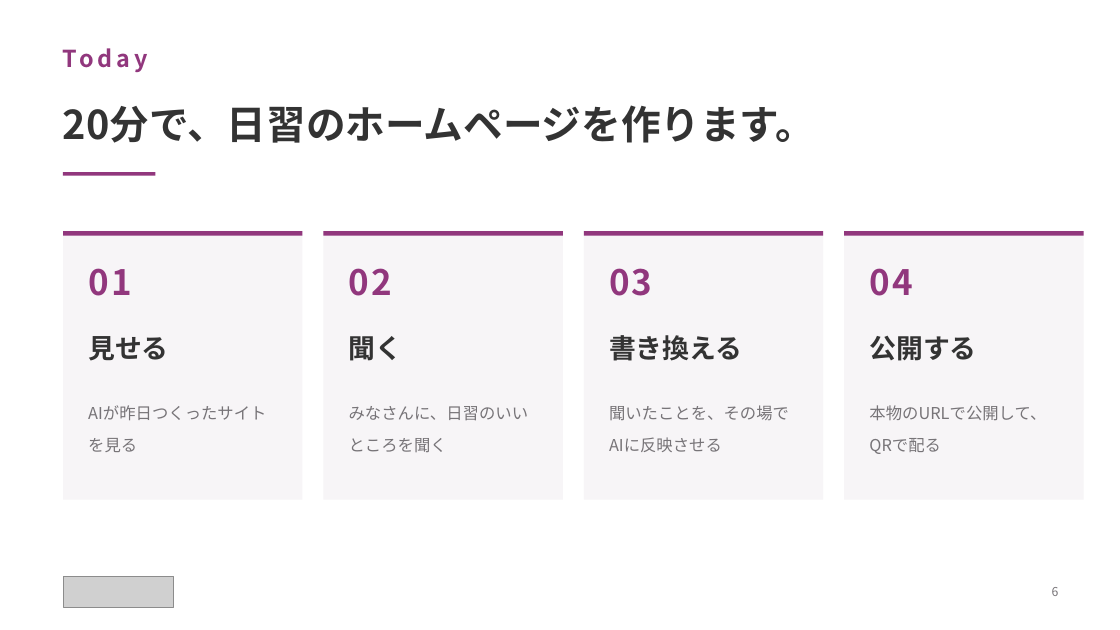
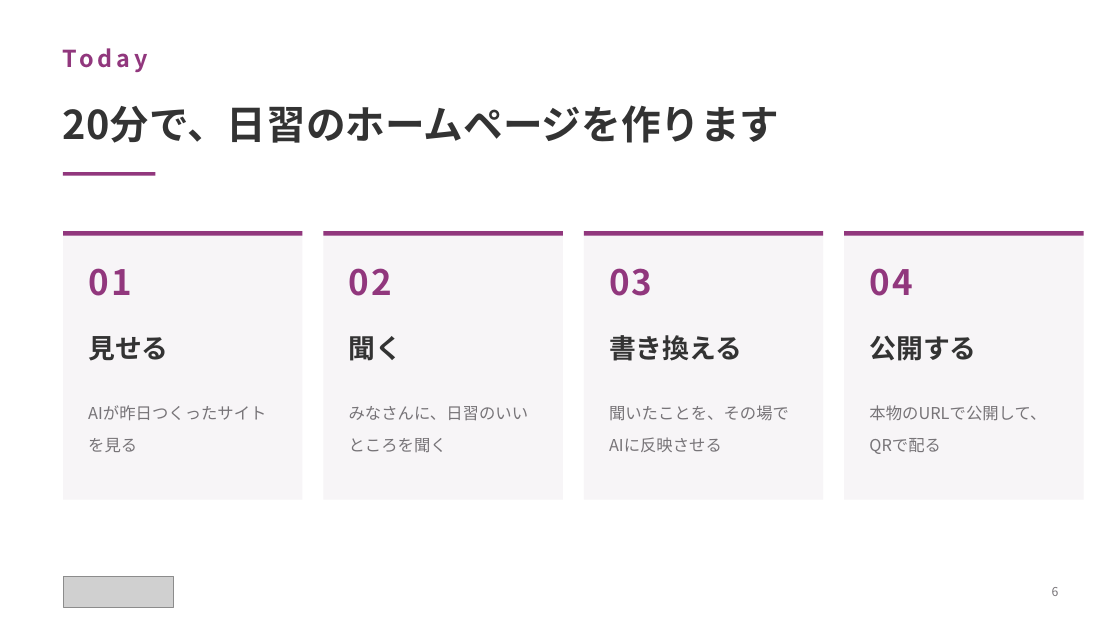
Before and after one commit to yutakaJssst/narashino-visit-1, a slide deck: slide 6 of slides/nichinara20260908.pptx. Drawn at 1120x630 pixels with LibreOffice and Linux fonts; fonts in the diff are those of the drawing; grey boxes stand for pictures. Boxes give left, top, right and bottom in pixels: in the first picture for what was removed or moved away, otherwise in the second. Text is boxed around its words. In the diff, an @@ line names an element or a change of style, - is before the commit and + after.

```diff
--- a/slides/nichinara20260908.pptx
+++ b/slides/nichinara20260908.pptx
@@ text at bbox=[63, 105, 780, 143]: text changed @@
-20分で、日習のホームページを作ります。
+20分で、日習のホームページを作ります
```
Also in this commit, not shown: 15 other slides changed, 2 other files.
